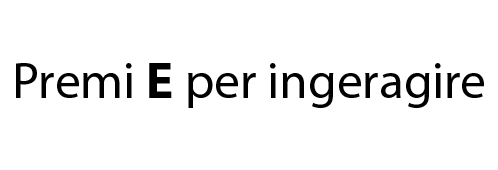
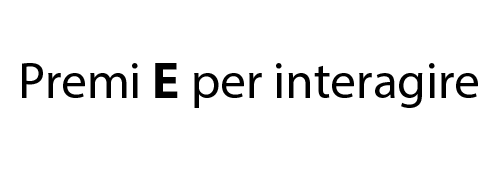
Layers edited between the first and the second 498 x 170 image:
renamed "Premi E per ingeragire" to "Premi E per interagire", painted on it over left=16, top=63, right=484, bottom=108
